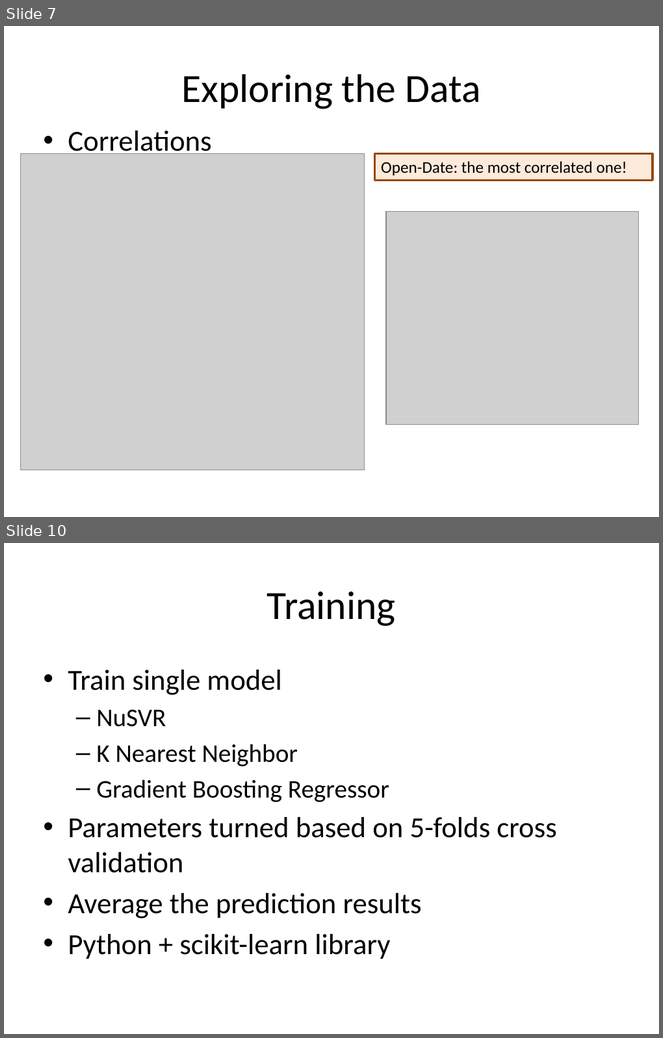
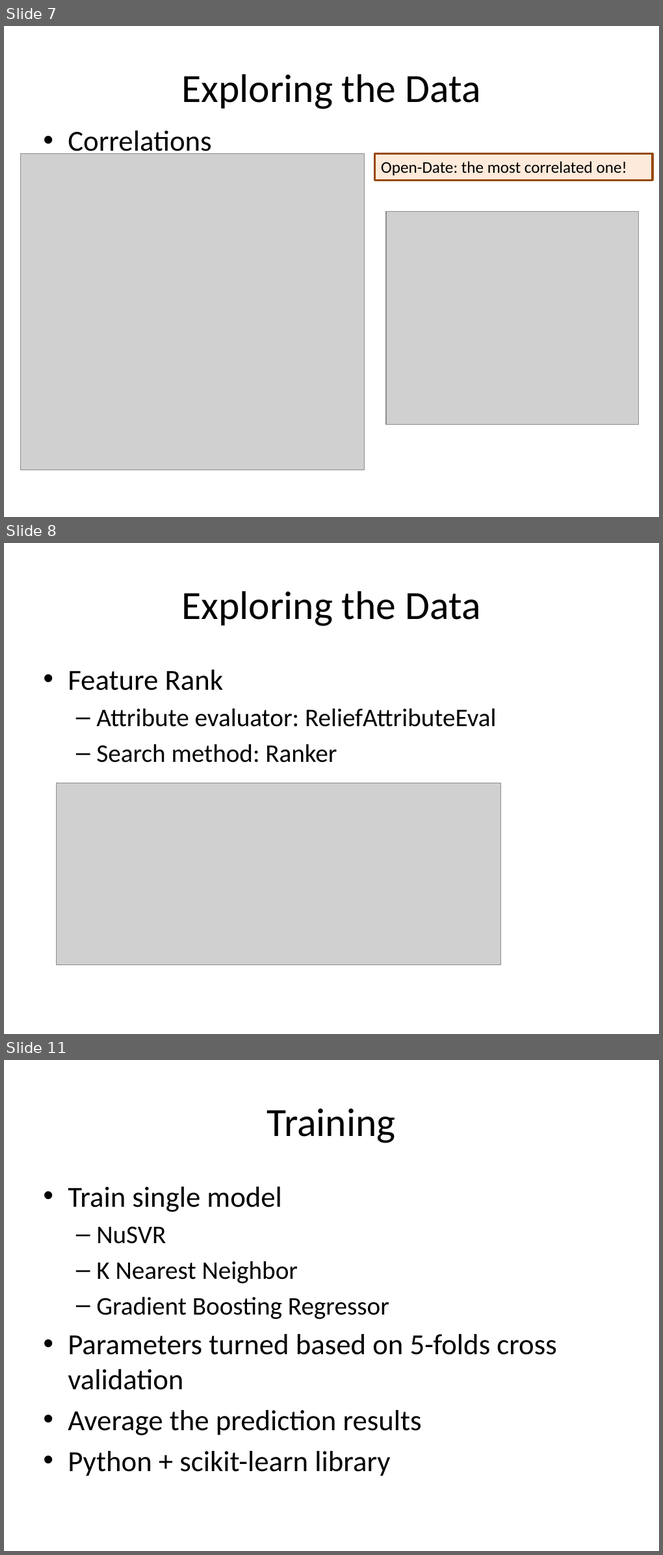
Before and after one commit to hxwang/revenue-prediction, a slide deck: doc/presentation/revenue-prediction.pptx. Shown one above the other, each under a label of ours: slides 7 and 10 before the commit, slides 7, 8 and 11 after it; the slides between them are not shown. The pictures are 663x1038 and 663x1555 pixels, drawn with LibreOffice and Linux fonts; fonts in the diff are those of the drawing; grey boxes stand for pictures. Boxes give left, top, right and bottom in pixels: in the first picture for what was removed or moved away, otherwise in the second. Text is boxed around its words. In the diff, an @@ line names an element or a change of style, - is before the commit and + after.

```diff
--- a/doc/presentation/revenue-prediction.pptx
+++ b/doc/presentation/revenue-prediction.pptx
@@ slide 8 added at (4,543,659,1034), background #FFFFFF @@
@@ title added at (182,591,480,626), 44 pt, text #000000 @@
+Exploring the Data
@@ text added at (68,670,497,763), 28 pt, text #000000 @@
+• Feature Rank
+  – Attribute evaluator: ReliefAttributeEval
+  – Search method: Ranker
@@ picture added at (57,783,501,965) @@
@@ what was slide 10 is now slide 11 @@
```
Also in this commit, not shown: 1 slide changed, 2 other slides added, 1 slide removed, 1 other file.
